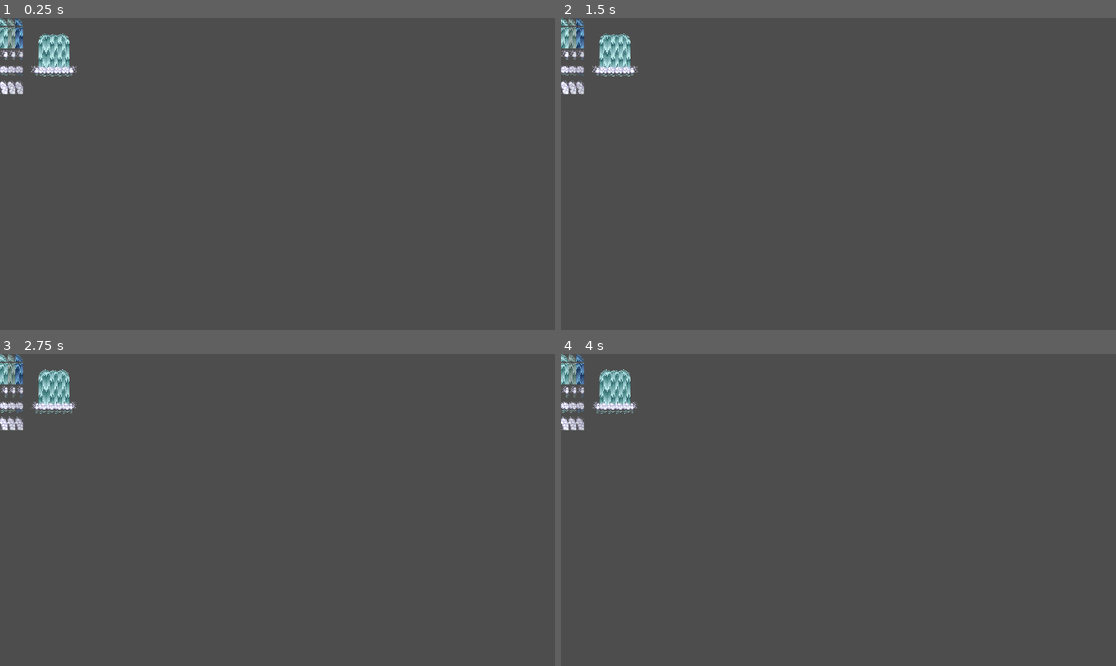
Above: before the commit, frames 1-4 (two rows, left to right).
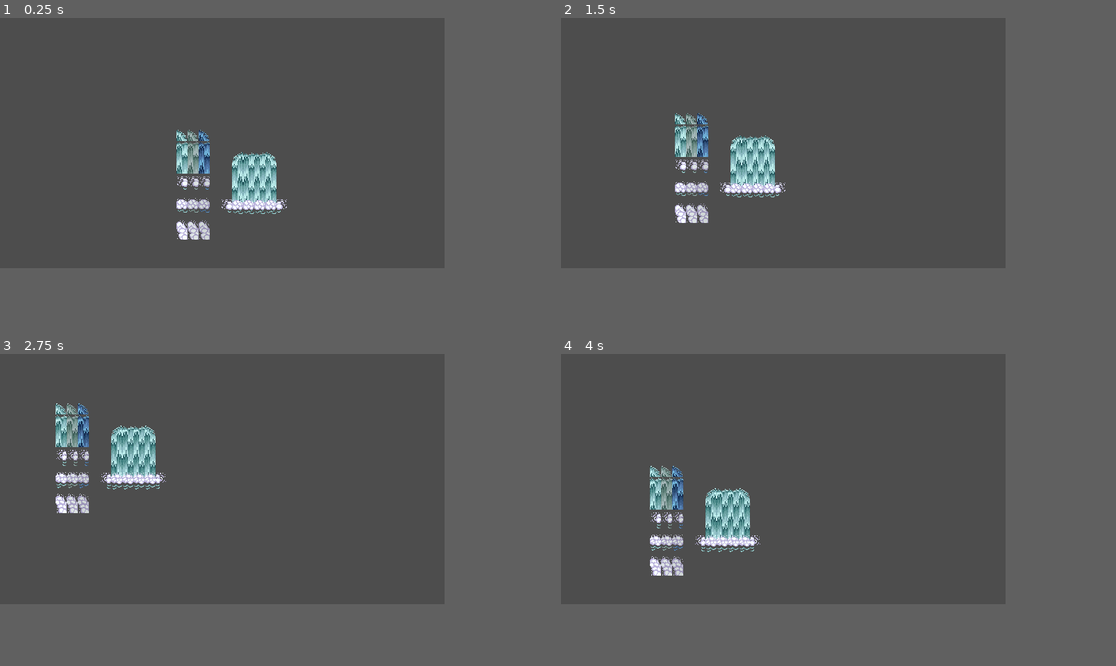
Above: after the commit, the same moments.

Repository: rsgrava/densetsu
Game: Godot game, scene res://Scenes/main.tscn
Same seed, same stepped clock (60 frames per second), same inputs: the game is played once before the commit and once after it.
Inputs:
- Up to frame 1 (0.25 s): no input
- Up to frame 2 (1.5 s): hold D (player_right, bound only after the commit) 0.53-1.28 s; hold S (player_down, bound only after the commit) from 1.28 s (still down)
- Up to frame 3 (2.75 s): release S (player_down, bound only after the commit) at 2.03 s; hold D (player_right, bound only after the commit) from 2.03 s (still down)
- Up to frame 4 (4 s): release D (player_right, bound only after the commit) at 2.78 s; hold W (player_up, bound only after the commit) 2.78-3.53 s; hold A (player_left, bound only after the commit) from 3.53 s (still down)
In our replay, the window is 799x449 before the commit and 640x360 after it. These sizes can differ from the game's own. Grey fills any space a smaller window leaves; there, only what the larger window draws over its background counts as a difference.

The runs differ from the first frame. In frame 1, 4.1% of the frame differs, in the area x 0-52%, y 0-72%; in frame 2, 4.1%; in frame 3, 4.1%; in frame 4, 4.2%, in the area x 0-36%, y 0-72%.

Commit message:
player: create player node

Diff:
--- /dev/null
+++ b/Entities/player.gd
@@ -0,0 +1,18 @@
+extends CharacterBody2D
+
+const SPEED = 120.0
+
+func _physics_process(delta):
+	var x_axis = Input.get_axis("player_left", "player_right")
+	if x_axis:
+		velocity.x = x_axis * SPEED
+	else:
+		velocity.x = move_toward(velocity.x, 0, SPEED)
+
+	var y_axis = Input.get_axis("player_up", "player_down")
+	if y_axis:
+		velocity.y = y_axis * SPEED
+	else:
+		velocity.y = move_toward(velocity.y, 0, SPEED)
+
+	move_and_slide()
--- /dev/null
+++ b/Entities/player.tscn
@@ -0,0 +1,15 @@
+[gd_scene load_steps=3 format=3 uid="uid://ck6t5b722u0st"]
+
+[ext_resource type="Script" path="res://Entities/player.gd" id="1_xendc"]
+
+[sub_resource type="RectangleShape2D" id="RectangleShape2D_cpp7j"]
+
+[node name="Player" type="CharacterBody2D"]
+script = ExtResource("1_xendc")
+
+[node name="AnimatedSprite2D" type="AnimatedSprite2D" parent="."]
+
+[node name="CollisionShape2D" type="CollisionShape2D" parent="."]
+shape = SubResource("RectangleShape2D_cpp7j")
+
+[node name="Camera2D" type="Camera2D" parent="."]
--- a/Scenes/main.tscn
+++ b/Scenes/main.tscn
@@ -1,6 +1,7 @@
-[gd_scene load_steps=2 format=3 uid="uid://df2hkmmnywycy"]
+[gd_scene load_steps=3 format=3 uid="uid://df2hkmmnywycy"]
 
 [ext_resource type="TileSet" uid="uid://buqlhuv4jywbc" path="res://Assets/TileSets/gentle_forest.tres" id="1_e6niq"]
+[ext_resource type="PackedScene" uid="uid://ck6t5b722u0st" path="res://Entities/player.tscn" id="2_03pcp"]
 
 [node name="Main" type="Node2D"]
 
@@ -14,3 +15,6 @@
 tile_set = ExtResource("1_e6niq")
 format = 2
 layer_0/tile_data = PackedInt32Array(393222, 28, 6, 458758, 28, 7, 393223, 28, 6, 458759, 28, 7, 393224, 28, 6, 458760, 28, 7, 393221, 28, 6, 458757, 28, 7, 393220, 28, 4, 458756, 28, 5, 393225, 28, 131076, 458761, 28, 131077)
+
+[node name="Player" parent="." instance=ExtResource("2_03pcp")]
+position = Vector2(66, 19)
--- a/project.godot
+++ b/project.godot
@@ -14,6 +14,35 @@
 run/main_scene="res://Scenes/main.tscn"
 config/features=PackedStringArray("4.1", "GL Compatibility")
 
+[display]
+
+window/size/viewport_width=640
+window/size/viewport_height=360
+window/stretch/mode="viewport"
+
+[input]
+
+player_up={
+"deadzone": 0.5,
+"events": [Object(InputEventKey,"resource_local_to_scene":false,"resource_name":"","device":-1,"window_id":0,"alt_pressed":false,"shift_pressed":false,"ctrl_pressed":false,"meta_pressed":false,"pressed":false,"keycode":0,"physical_keycode":87,"key_label":0,"unicode":119,"echo":false,"script":null)
+]
+}
+player_down={
+"deadzone": 0.5,
+"events": [Object(InputEventKey,"resource_local_to_scene":false,"resource_name":"","device":-1,"window_id":0,"alt_pressed":false,"shift_pressed":false,"ctrl_pressed":false,"meta_pressed":false,"pressed":false,"keycode":0,"physical_keycode":83,"key_label":0,"unicode":115,"echo":false,"script":null)
+]
+}
+player_left={
+"deadzone": 0.5,
+"events": [Object(InputEventKey,"resource_local_to_scene":false,"resource_name":"","device":-1,"window_id":0,"alt_pressed":false,"shift_pressed":false,"ctrl_pressed":false,"meta_pressed":false,"pressed":false,"keycode":0,"physical_keycode":65,"key_label":0,"unicode":97,"echo":false,"script":null)
+]
+}
+player_right={
+"deadzone": 0.5,
+"events": [Object(InputEventKey,"resource_local_to_scene":false,"resource_name":"","device":-1,"window_id":0,"alt_pressed":false,"shift_pressed":false,"ctrl_pressed":false,"meta_pressed":false,"pressed":false,"keycode":0,"physical_keycode":68,"key_label":0,"unicode":100,"echo":false,"script":null)
+]
+}
+
 [rendering]
 
 textures/canvas_textures/default_texture_filter=0
